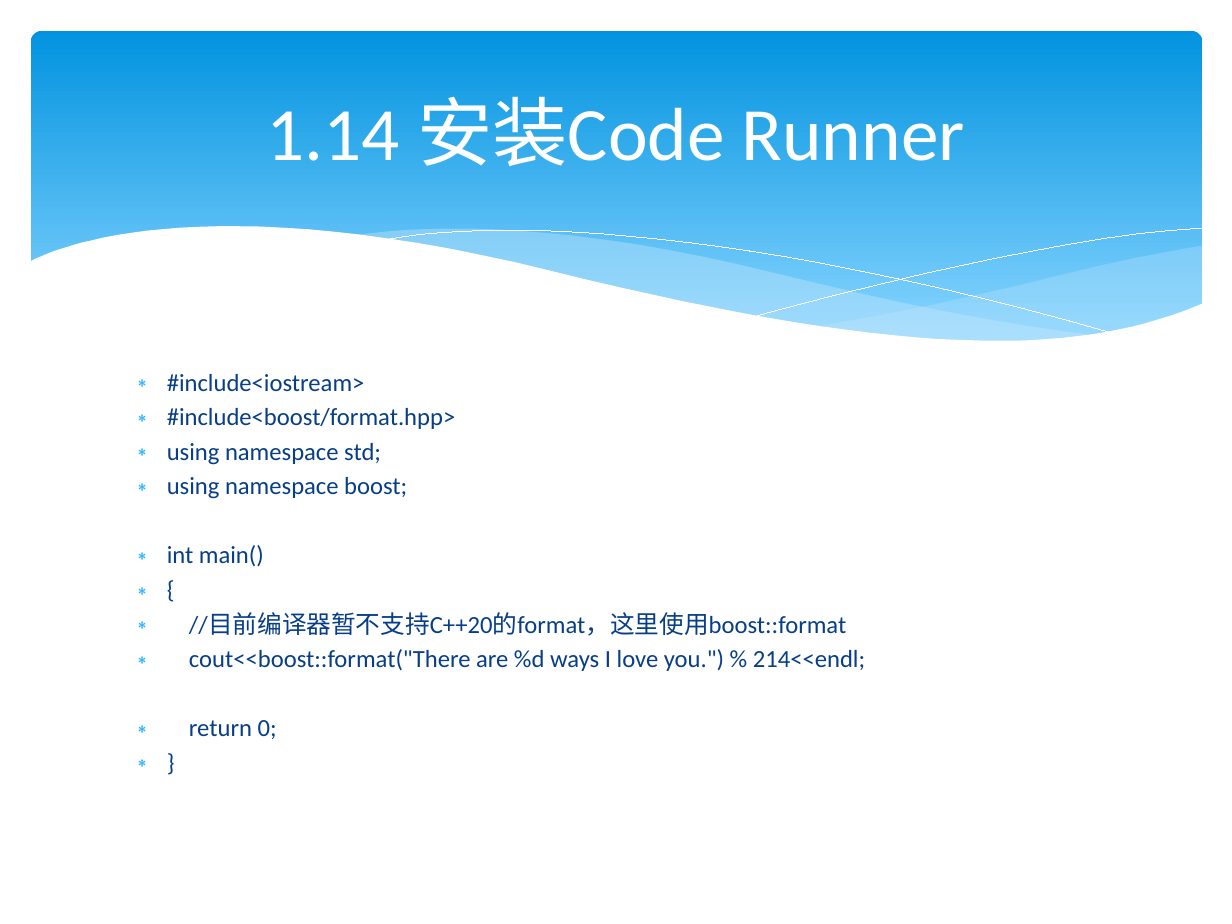
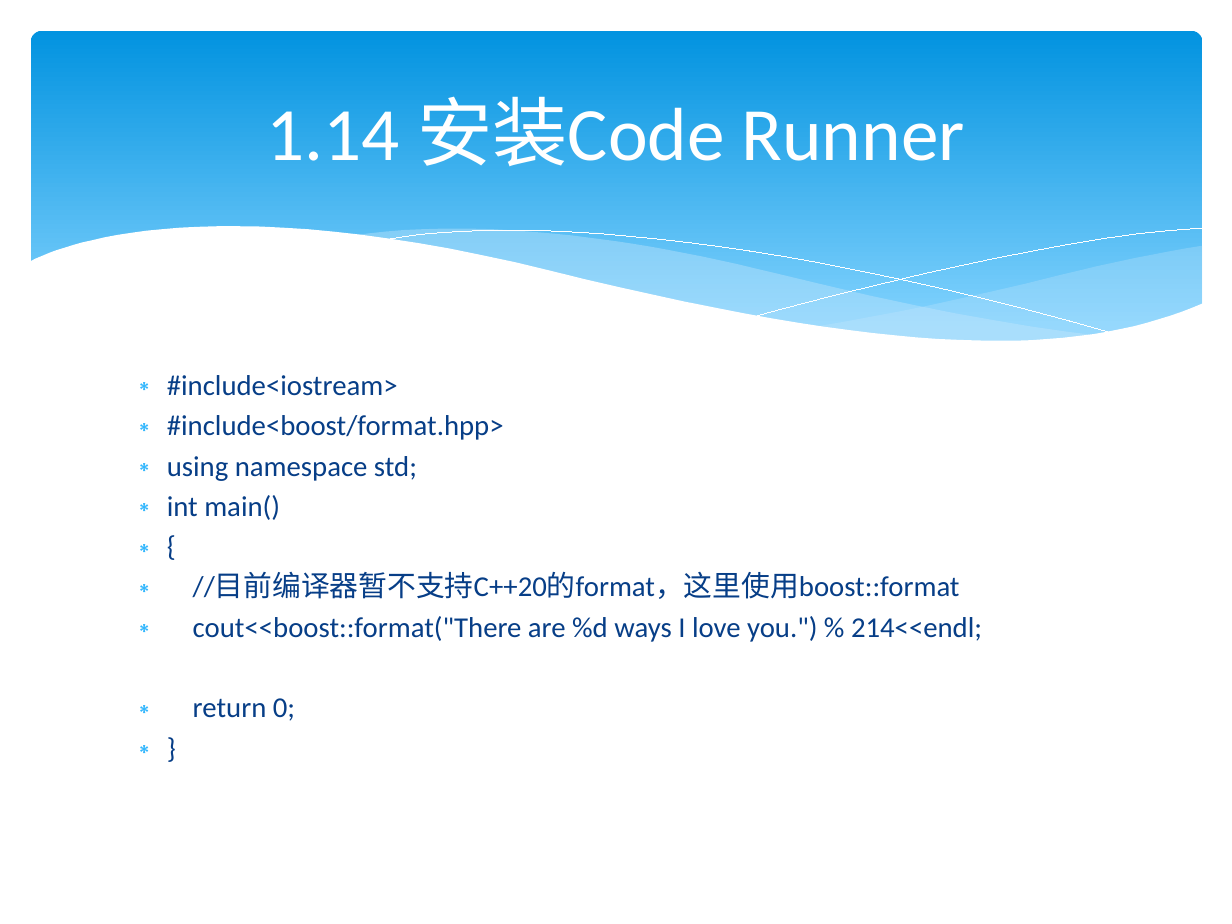
Before and after one commit to lamplight8/cpp, a slide deck: slide 134 of ppt/ch01_绪论_1.pptx. Drawn at 1232x924 pixels with LibreOffice and Linux fonts; fonts in the diff are those of the drawing. Boxes give left, top, right and bottom in pixels: in the first picture for what was removed or moved away, otherwise in the second. Text is boxed around its words. In the diff, an @@ line names an element or a change of style, - is before the commit and + after.

Commit message:
223

```diff
--- a/ppt/ch01_绪论_1.pptx
+++ b/ppt/ch01_绪论_1.pptx
@@ text "#include<iostream>" at bbox=[167, 375, 982, 721]: size 14.4 to 16.8 pt @@
@@ text at bbox=[167, 477, 407, 499]: paragraph removed @@
-∗ using namespace boost;
```
